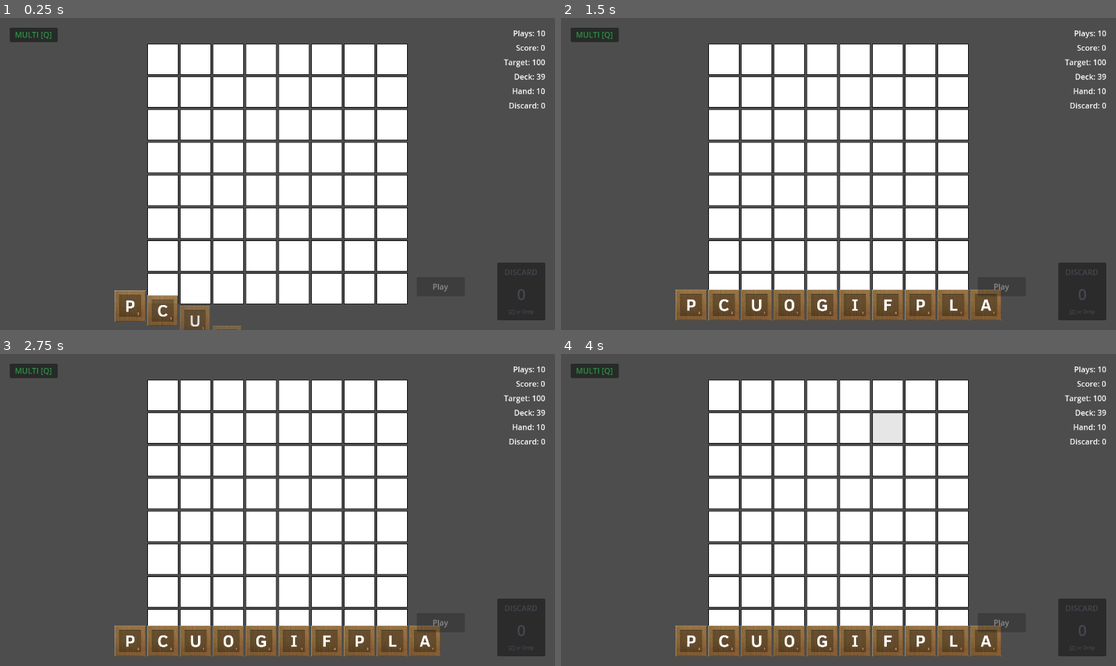
Above: before the commit, frames 1-4 (two rows, left to right).
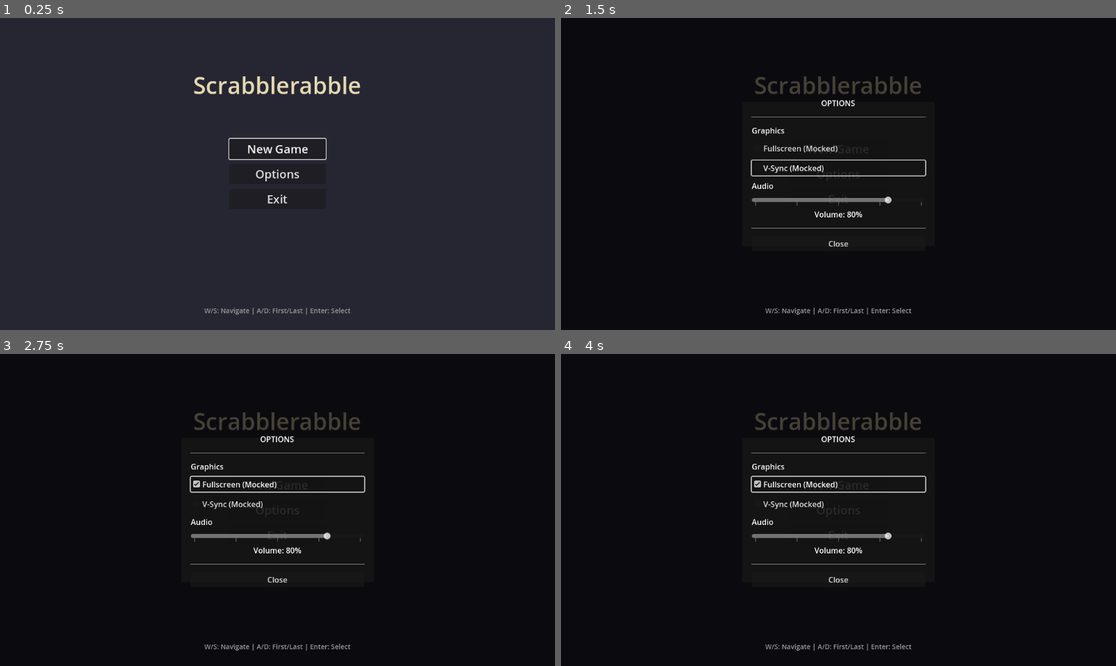
Above: after the commit, the same moments.

Repository: rcmilan/godot-scrabblerabble
Game: Godot game, scene res://scenes/title_screen/TitleScreen.tscn
Two runs of this game, one before a commit and one after it. Both use one fixed random seed, a clock stepped at 60 frames per second and the inputs below. Before the commit the project starts from res://scenes/Main.tscn.
Inputs (mouse positions are in pixels of both pictures, inside the frame that each line leads up to):
- Up to frame 1 (0.25 s): no input
- Up to frame 2 (1.5 s): click (838, 174) at 0.5 s, where only the run after the commit has a clickable "Options"; click (838, 167) at 1.25 s, where only the run after the commit has a clickable "V-Sync (Mocked)"
- Up to frame 3 (2.75 s): click (277, 485) at 2 s, where only the run after the commit has a clickable "New Game"
- Up to frame 4 (4 s): click (838, 485) at 2.75 s, where only the run after the commit has a clickable "New Game"; tap Enter (ui_accept) at 3.5 s; drag from (721, 394) to (894, 441) at 3.52 s

The runs differ from the first frame. In frame 1, 96% of the frame differs, in the area x 0-100%, y 0-100%; in frame 2, 99%; in frame 3, 99%; in frame 4, 99%.

Commit message:
feat: implement title screen with menu navigation and options popup

Diff:
--- a/project.godot
+++ b/project.godot
@@ -11,7 +11,7 @@
 [application]
 
 config/name="Wordatro"
-run/main_scene="uid://ddchieu337gsy"
+run/main_scene="res://scenes/title_screen/TitleScreen.tscn"
 config/features=PackedStringArray("4.5", "Mobile")
 config/icon="res://icon.svg"
 
--- /dev/null
+++ b/scenes/title_screen/OptionsPopup.tscn
@@ -0,0 +1,102 @@
+[gd_scene load_steps=2 format=3 uid="uid://c4m8xqw1vxj5r"]
+
+[ext_resource type="Script" path="res://scenes/title_screen/options_popup.gd" id="1_options"]
+
+[node name="OptionsPopup" type="Control"]
+visible = false
+layout_mode = 3
+anchors_preset = 15
+anchor_right = 1.0
+anchor_bottom = 1.0
+grow_horizontal = 2
+grow_vertical = 2
+script = ExtResource("1_options")
+
+[node name="Overlay" type="ColorRect" parent="."]
+layout_mode = 1
+anchors_preset = 15
+anchor_right = 1.0
+anchor_bottom = 1.0
+grow_horizontal = 2
+grow_vertical = 2
+color = Color(0, 0, 0, 0.7)
+
+[node name="Panel" type="Panel" parent="."]
+layout_mode = 1
+anchors_preset = 8
+anchor_left = 0.5
+anchor_top = 0.5
+anchor_right = 0.5
+anchor_bottom = 0.5
+offset_left = -200.0
+offset_top = -150.0
+offset_right = 200.0
+offset_bottom = 150.0
+grow_horizontal = 2
+grow_vertical = 2
+
+[node name="MarginContainer" type="MarginContainer" parent="Panel"]
+layout_mode = 1
+anchors_preset = 15
+anchor_right = 1.0
+anchor_bottom = 1.0
+grow_horizontal = 2
+grow_vertical = 2
+theme_override_constants/margin_left = 20
+theme_override_constants/margin_top = 20
+theme_override_constants/margin_right = 20
+theme_override_constants/margin_bottom = 20
+
+[node name="VBoxContainer" type="VBoxContainer" parent="Panel/MarginContainer"]
+layout_mode = 2
+theme_override_constants/separation = 15
+
+[node name="TitleLabel" type="Label" parent="Panel/MarginContainer/VBoxContainer"]
+layout_mode = 2
+text = "OPTIONS"
+horizontal_alignment = 1
+vertical_alignment = 1
+
+[node name="HSeparator" type="HSeparator" parent="Panel/MarginContainer/VBoxContainer"]
+layout_mode = 2
+
+[node name="SettingsContainer" type="VBoxContainer" parent="Panel/MarginContainer/VBoxContainer"]
+layout_mode = 2
+size_flags_vertical = 3
+theme_override_constants/separation = 10
+
+[node name="FullscreenLabel" type="Label" parent="Panel/MarginContainer/VBoxContainer/SettingsContainer"]
+layout_mode = 2
+text = "Graphics"
+
+[node name="FullscreenCheck" type="CheckBox" parent="Panel/MarginContainer/VBoxContainer/SettingsContainer"]
+layout_mode = 2
+text = "Fullscreen (Mocked)"
+
+[node name="VsyncCheck" type="CheckBox" parent="Panel/MarginContainer/VBoxContainer/SettingsContainer"]
+layout_mode = 2
+text = "V-Sync (Mocked)"
+
+[node name="VolumeLabel" type="Label" parent="Panel/MarginContainer/VBoxContainer/SettingsContainer"]
+layout_mode = 2
+text = "Audio"
+
+[node name="VolumeSlider" type="HSlider" parent="Panel/MarginContainer/VBoxContainer/SettingsContainer"]
+layout_mode = 2
+min_value = 0.0
+max_value = 100.0
+value = 80.0
+tick_count = 5
+ticks_on_borders = true
+
+[node name="VolumeValueLabel" type="Label" parent="Panel/MarginContainer/VBoxContainer/SettingsContainer"]
+layout_mode = 2
+text = "Volume: 80%"
+horizontal_alignment = 1
+
+[node name="HSeparator2" type="HSeparator" parent="Panel/MarginContainer/VBoxContainer"]
+layout_mode = 2
+
+[node name="CloseButton" type="Button" parent="Panel/MarginContainer/VBoxContainer"]
+layout_mode = 2
+text = "Close"
--- /dev/null
+++ b/scenes/title_screen/TitleScreen.tscn
@@ -0,0 +1,108 @@
+[gd_scene load_steps=3 format=3 uid="uid://ba7kv2r3xm8pl"]
+
+[ext_resource type="Script" path="res://scenes/title_screen/title_screen.gd" id="1_title"]
+[ext_resource type="PackedScene" uid="uid://c4m8xqw1vxj5r" path="res://scenes/title_screen/OptionsPopup.tscn" id="2_options"]
+
+[node name="TitleScreen" type="Control"]
+layout_mode = 3
+anchors_preset = 15
+anchor_right = 1.0
+anchor_bottom = 1.0
+grow_horizontal = 2
+grow_vertical = 2
+script = ExtResource("1_title")
+
+[node name="Background" type="ColorRect" parent="."]
+layout_mode = 1
+anchors_preset = 15
+anchor_right = 1.0
+anchor_bottom = 1.0
+grow_horizontal = 2
+grow_vertical = 2
+color = Color(0.15, 0.15, 0.2, 1)
+
+[node name="TitleLabel" type="Label" parent="."]
+layout_mode = 1
+anchors_preset = 5
+anchor_left = 0.5
+anchor_right = 0.5
+offset_left = -200.0
+offset_top = 100.0
+offset_right = 200.0
+offset_bottom = 180.0
+grow_horizontal = 2
+theme_override_colors/font_color = Color(0.9, 0.85, 0.7, 1)
+theme_override_font_sizes/font_size = 48
+text = "Scrabblerabble"
+horizontal_alignment = 1
+vertical_alignment = 1
+
+[node name="MenuContainer" type="Control" parent="."]
+layout_mode = 1
+anchors_preset = 8
+anchor_left = 0.5
+anchor_top = 0.5
+anchor_right = 0.5
+anchor_bottom = 0.5
+offset_left = -100.0
+offset_top = -60.0
+offset_right = 100.0
+offset_bottom = 60.0
+grow_horizontal = 2
+grow_vertical = 2
+
+[node name="VBoxContainer" type="VBoxContainer" parent="MenuContainer"]
+layout_mode = 1
+anchors_preset = 8
+anchor_left = 0.5
+anchor_top = 0.5
+anchor_right = 0.5
+anchor_bottom = 0.5
+offset_left = -100.0
+offset_top = -60.0
+offset_right = 100.0
+offset_bottom = 60.0
+grow_horizontal = 2
+grow_vertical = 2
+theme_override_constants/separation = 10
+
+[node name="NewGameButton" type="Button" parent="MenuContainer/VBoxContainer"]
+layout_mode = 2
+focus_neighbor_top = NodePath("../ExitButton")
+focus_neighbor_bottom = NodePath("../OptionsButton")
+theme_override_font_sizes/font_size = 24
+text = "New Game"
+
+[node name="OptionsButton" type="Button" parent="MenuContainer/VBoxContainer"]
+layout_mode = 2
+focus_neighbor_top = NodePath("../NewGameButton")
+focus_neighbor_bottom = NodePath("../ExitButton")
+theme_override_font_sizes/font_size = 24
+text = "Options"
+
+[node name="ExitButton" type="Button" parent="MenuContainer/VBoxContainer"]
+layout_mode = 2
+focus_neighbor_top = NodePath("../OptionsButton")
+focus_neighbor_bottom = NodePath("../NewGameButton")
+theme_override_font_sizes/font_size = 24
+text = "Exit"
+
+[node name="OptionsPopup" parent="." instance=ExtResource("2_options")]
+
+[node name="ControlHint" type="Label" parent="."]
+layout_mode = 1
+anchors_preset = 7
+anchor_left = 0.5
+anchor_top = 1.0
+anchor_right = 0.5
+anchor_bottom = 1.0
+offset_left = -250.0
+offset_top = -50.0
+offset_right = 250.0
+offset_bottom = -20.0
+grow_horizontal = 2
+grow_vertical = 0
+theme_override_colors/font_color = Color(0.6, 0.6, 0.6, 1)
+theme_override_font_sizes/font_size = 14
+text = "W/S: Navigate | A/D: First/Last | Enter: Select"
+horizontal_alignment = 1
--- /dev/null
+++ b/scenes/title_screen/options_popup.gd
@@ -0,0 +1,80 @@
+extends Control
+class_name OptionsPopup
+
+## Options menu popup with mocked settings.
+## Displays a checklist and slider as placeholders.
+
+# =============================================================================
+# SIGNALS
+# =============================================================================
+
+signal closed()
+
+# =============================================================================
+# NODE REFERENCES
+# =============================================================================
+
+@onready var _panel: Panel = $Panel
+@onready var _close_button: Button = $Panel/MarginContainer/VBoxContainer/CloseButton
+@onready var _fullscreen_check: CheckBox = $Panel/MarginContainer/VBoxContainer/SettingsContainer/FullscreenCheck
+@onready var _vsync_check: CheckBox = $Panel/MarginContainer/VBoxContainer/SettingsContainer/VsyncCheck
+@onready var _volume_slider: HSlider = $Panel/MarginContainer/VBoxContainer/SettingsContainer/VolumeSlider
+@onready var _volume_label: Label = $Panel/MarginContainer/VBoxContainer/SettingsContainer/VolumeValueLabel
+
+# =============================================================================
+# LIFECYCLE
+# =============================================================================
+
+func _ready() -> void:
+	_close_button.pressed.connect(_on_close_pressed)
+	_volume_slider.value_changed.connect(_on_volume_changed)
+
+	# Setup keyboard shortcut (ESC to close)
+	set_process_input(true)
+
+	# Mock initial values
+	_fullscreen_check.button_pressed = false
+	_vsync_check.button_pressed = true
+	_volume_slider.value = 80
+	_update_volume_label()
+
+
+func _input(event: InputEvent) -> void:
+	if not visible:
+		return
+
+	if event.is_action_pressed("ui_cancel"):  # ESC key
+		close_popup()
+		get_viewport().set_input_as_handled()
+
+# =============================================================================
+# PUBLIC API
+# =============================================================================
+
+func show_popup() -> void:
+	"""Display the options popup and grab focus."""
+	show()
+	_close_button.grab_focus()
+
+
+func close_popup() -> void:
+	"""Hide the options popup."""
+	hide()
+	closed.emit()
+
+# =============================================================================
+# CALLBACKS
+# =============================================================================
+
+func _on_close_pressed() -> void:
+	close_popup()
+
+
+func _on_volume_changed(value: float) -> void:
+	"""Update volume label when slider changes."""
+	_update_volume_label()
+
+
+func _update_volume_label() -> void:
+	"""Update the volume display label."""
+	_volume_label.text = "Volume: %d%%" % int(_volume_slider.value)
--- /dev/null
+++ b/scenes/title_screen/title_screen.gd
@@ -0,0 +1,100 @@
+extends Control
+class_name TitleScreen
+
+## Title screen with menu navigation.
+## Entry point for the game, handles main menu and options.
+## Uses MenuController for input handling following the controller pattern.
+
+# =============================================================================
+# CONFIGURATION
+# =============================================================================
+
+## Path to the gameplay scene (Main.tscn)
+const GAMEPLAY_SCENE_PATH: String = "res://scenes/Main.tscn"
+
+# =============================================================================
+# CONTROLLERS
+# =============================================================================
+
+var _menu_controller: MenuController = null
+
+# =============================================================================
+# NODE REFERENCES
+# =============================================================================
+
+@onready var _new_game_button: Button = $MenuContainer/VBoxContainer/NewGameButton
+@onready var _options_button: Button = $MenuContainer/VBoxContainer/OptionsButton
+@onready var _exit_button: Button = $MenuContainer/VBoxContainer/ExitButton
+@onready var _options_popup: OptionsPopup = $OptionsPopup
+@onready var _title_label: Label = $TitleLabel
+
+# =============================================================================
+# LIFECYCLE
+# =============================================================================
+
+func _ready() -> void:
+	_setup_menu_controller()
+	_setup_ui()
+
+
+func _setup_menu_controller() -> void:
+	"""Create and configure the menu controller."""
+	_menu_controller = MenuController.new()
+	add_child(_menu_controller)
+
+	# Inject dependencies
+	_menu_controller.setup(_new_game_button, _options_button, _exit_button)
+
+	# Connect signals
+	_menu_controller.new_game_requested.connect(_on_new_game_requested)
+	_menu_controller.options_requested.connect(_on_options_requested)
+	_menu_controller.exit_requested.connect(_on_exit_requested)
+
+	# Activate controller
+	_menu_controller.activate()
+
+
+func _setup_ui() -> void:
+	"""Configure UI elements."""
+	_title_label.text = "Scrabblerabble"
+
+	# Connect options popup
+	_options_popup.closed.connect(_on_options_closed)
+
+# =============================================================================
+# MENU ACTIONS
+# =============================================================================
+
+func _on_new_game_requested() -> void:
+	"""Start a new game with default configuration."""
+	print("[TitleScreen] Starting new game...")
+
+	# Future: Pass game configuration parameters here
+	# var config = GameConfiguration.new()
+	# config.board_size = Vector2i(8, 8)
+	# config.hand_size = 10
+	# config.max_rounds = 10
+	# config.target_score = 100
+
+	# Load gameplay scene
+	get_tree().change_scene_to_file(GAMEPLAY_SCENE_PATH)
+
+
+func _on_options_requested() -> void:
+	"""Show options popup."""
+	_menu_controller.deactivate()
+	_options_popup.show_popup()
+
+
+func _on_exit_requested() -> void:
+	"""Exit the game."""
+	print("[TitleScreen] Exiting game...")
+	get_tree().quit()
+
+# =============================================================================
+# OPTIONS POPUP
+# =============================================================================
+
+func _on_options_closed() -> void:
+	"""Re-activate menu when options popup closes."""
+	_menu_controller.activate()
--- /dev/null
+++ b/scripts/controllers/menu_controller.gd
@@ -0,0 +1,146 @@
+extends Node
+class_name MenuController
+
+## Handles menu navigation and input for title screen.
+## Supports keyboard (WASD) and mouse input.
+## Follows the controller pattern used in GameplayController.
+
+# =============================================================================
+# SIGNALS
+# =============================================================================
+
+signal menu_item_selected(index: int)
+signal new_game_requested()
+signal options_requested()
+signal exit_requested()
+
+# =============================================================================
+# STATE
+# =============================================================================
+
+var _is_active: bool = false
+var _menu_items: Array[Button] = []
+var _current_index: int = 0
+
+# =============================================================================
+# DEPENDENCIES (Injected)
+# =============================================================================
+
+var _new_game_button: Button
+var _options_button: Button
+var _exit_button: Button
+
+# =============================================================================
+# LIFECYCLE
+# =============================================================================
+
+func setup(new_game_btn: Button, options_btn: Button, exit_btn: Button) -> void:
+	"""Inject menu button dependencies."""
+	_new_game_button = new_game_btn
+	_options_button = options_btn
+	_exit_button = exit_btn
+
+	_menu_items = [new_game_btn, options_btn, exit_btn]
+
+	# Connect button signals
+	_new_game_button.pressed.connect(_on_new_game_pressed)
+	_options_button.pressed.connect(_on_options_pressed)
+	_exit_button.pressed.connect(_on_exit_pressed)
+
+	# Connect focus signals for mouse hover
+	for i in _menu_items.size():
+		var button = _menu_items[i]
+		button.focus_entered.connect(_on_button_focus_entered.bind(i))
+		button.mouse_entered.connect(func(): _focus_item(i))
+
+
+func activate() -> void:
+	"""Enable menu input processing."""
+	_is_active = true
+	_focus_item(0)  # Focus first item by default
+
+
+func deactivate() -> void:
+	"""Disable menu input processing."""
+	_is_active = false
+
+# =============================================================================
+# INPUT HANDLING
+# =============================================================================
+
+func _input(event: InputEvent) -> void:
+	if not _is_active:
+		return
+
+	# W or Up Arrow - Move up
+	if event.is_action_pressed("ui_up") or (event is InputEventKey and event.pressed and event.keycode == KEY_W):
+		_move_selection(-1)
+		get_viewport().set_input_as_handled()
+
+	# S or Down Arrow - Move down
+	elif event.is_action_pressed("ui_down") or (event is InputEventKey and event.pressed and event.keycode == KEY_S):
+		_move_selection(1)
+		get_viewport().set_input_as_handled()
+
+	# A - Jump to first item
+	elif event is InputEventKey and event.pressed and event.keycode == KEY_A:
+		_focus_item(0)
+		get_viewport().set_input_as_handled()
+
+	# D - Jump to last item
+	elif event is InputEventKey and event.pressed and event.keycode == KEY_D:
+		_focus_item(_menu_items.size() - 1)
+		get_viewport().set_input_as_handled()
+
+	# Enter or Space - Activate selected item
+	elif event.is_action_pressed("ui_accept"):
+		_activate_current_item()
+		get_viewport().set_input_as_handled()
+
+# =============================================================================
+# NAVIGATION
+# =============================================================================
+
+func _move_selection(delta: int) -> void:
+	"""Move selection up or down with wrapping."""
+	_current_index = (_current_index + delta) % _menu_items.size()
+	if _current_index < 0:
+		_current_index = _menu_items.size() - 1
+	_focus_item(_current_index)
+
+
+func _focus_item(index: int) -> void:
+	"""Focus a specific menu item."""
+	if index < 0 or index >= _menu_items.size():
+		return
+
+	_current_index = index
+	_menu_items[index].grab_focus()
+	menu_item_selected.emit(index)
+
+
+func _activate_current_item() -> void:
+	"""Activate the currently focused menu item."""
+	if _current_index >= 0 and _current_index < _menu_items.size():
+		_menu_items[_current_index].pressed.emit()
+
+# =============================================================================
+# BUTTON CALLBACKS
+# =============================================================================
+
+func _on_new_game_pressed() -> void:
+	new_game_requested.emit()
+
+
+func _on_options_pressed() -> void:
+	options_requested.emit()
+
+
+func _on_exit_pressed() -> void:
+	exit_requested.emit()
+
+
+func _on_button_focus_entered(index: int) -> void:
+	"""Track which button has focus."""
+	_current_index = index
+	menu_item_selected.emit(index)
Not shown, added: scenes/title_screen/options_popup.gd.uid
Not shown, added: scenes/title_screen/title_screen.gd.uid
Not shown, added: scripts/controllers/menu_controller.gd.uid
Not shown, changed: AGENT.md
Not shown, changed: scenes/AGENT.md
Not shown, added: scenes/title_screen/AGENT.md
Not shown, changed: scripts/controllers/AGENT.md
